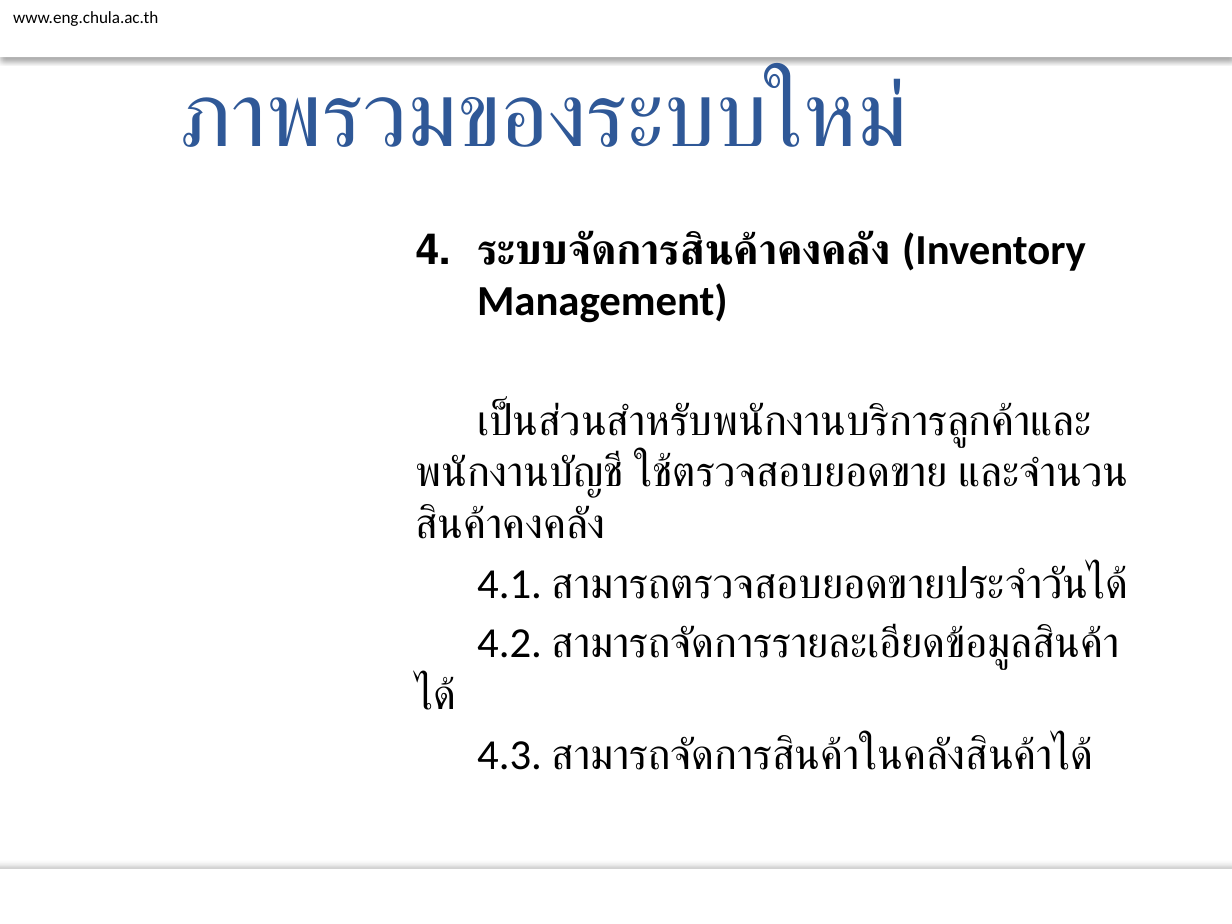
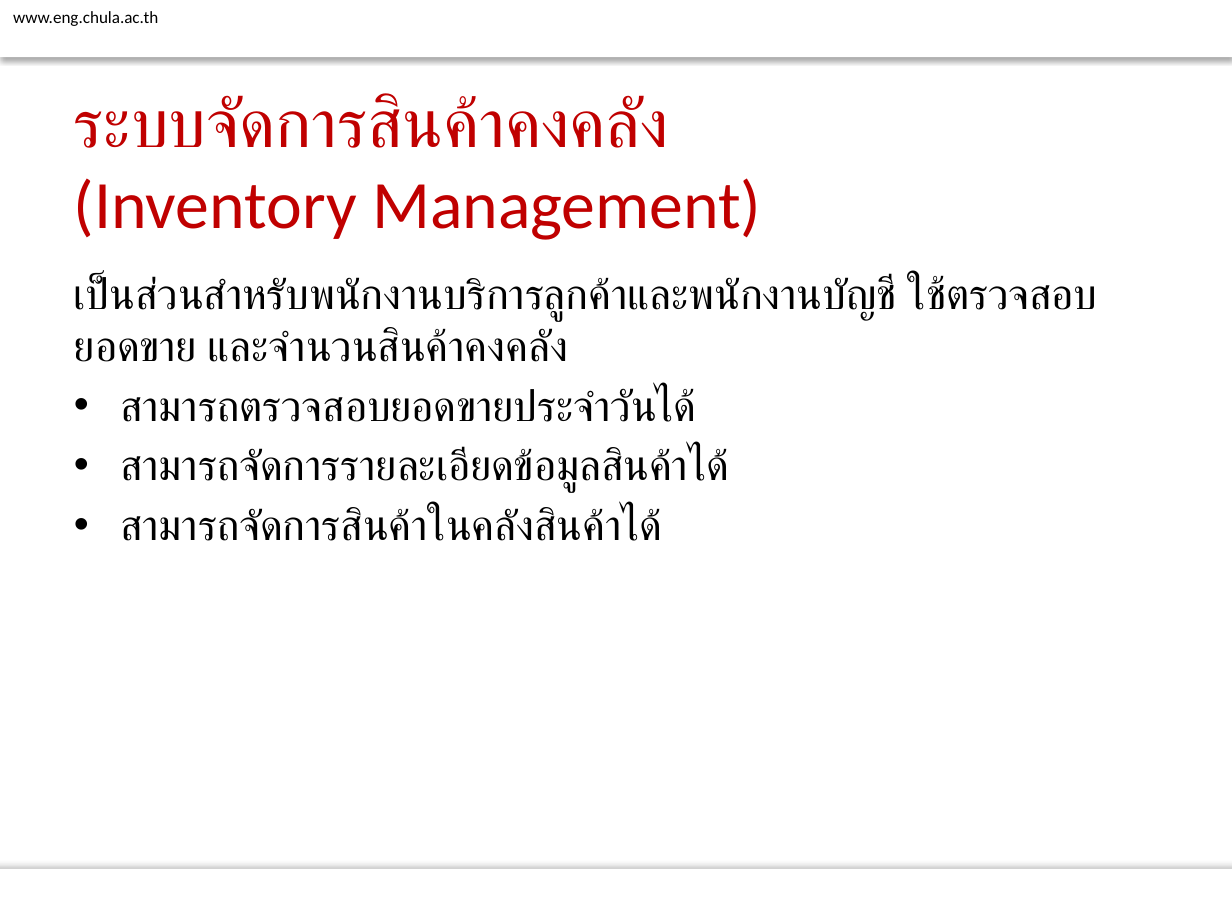
Before and after one commit to atadeesom/BubbleBeeDoc, a slide deck: slide 17 of Proposal/Final/Presentation R1.pptx (slide 10 before the commit). Drawn at 1232x924 pixels with LibreOffice and Linux fonts; fonts in the diff are those of the drawing; background and template pictures are left out. Boxes give left, top, right and bottom in pixels: in the first picture for what was removed or moved away, otherwise in the second. Text is boxed around its words. In the diff, an @@ line names an element or a change of style, - is before the commit and + after.

```diff
--- a/Proposal/Final/Presentation R1.pptx
+++ b/Proposal/Final/Presentation R1.pptx
@@ text removed at (179,74,909,147) @@
-ภาพรวมของระบบใหม่
@@ title added at (74,94,761,240), 39.6 pt, text #C00000 @@
+ระบบจัดการสินค้าคงคลัง
+(Inventory Management)
@@ text at (477,231,1086,323): paragraph removed @@
-4. ระบบจัดการสินค้าคงคลัง (Inventory Management)
@@ text "เป็นส่วนสำหรับพนักงานบริการลูกค้าและพนักงานบัญชี ใช้ตรวจสอบย ...": place and size @@
-text "เป็นส่วนสำหรับพนักงานบริการลูกค้าและพนักงานบัญชี ใช้ตรวจสอบย ..." at (416,231,1129,770)
+text "เป็นส่วนสำหรับพนักงานบริการลูกค้าและพนักงานบัญชี ใช้ตรวจสอบย ..." at (74,276,1098,541)
@@ text at (120,388,729,541): text changed @@
-4.1. สามารถตรวจสอบยอดขายประจำวันได้
-4.2. สามารถจัดการรายละเอียดข้อมูลสินค้าได้
-4.3. สามารถจัดการสินค้าในคลังสินค้าได้
+• สามารถตรวจสอบยอดขายประจำวันได้
+• สามารถจัดการรายละเอียดข้อมูลสินค้าได้
+• สามารถจัดการสินค้าในคลังสินค้าได้
```
Also in this commit, not shown: 19 other slides changed, 12 slides added, 6 slides removed.
